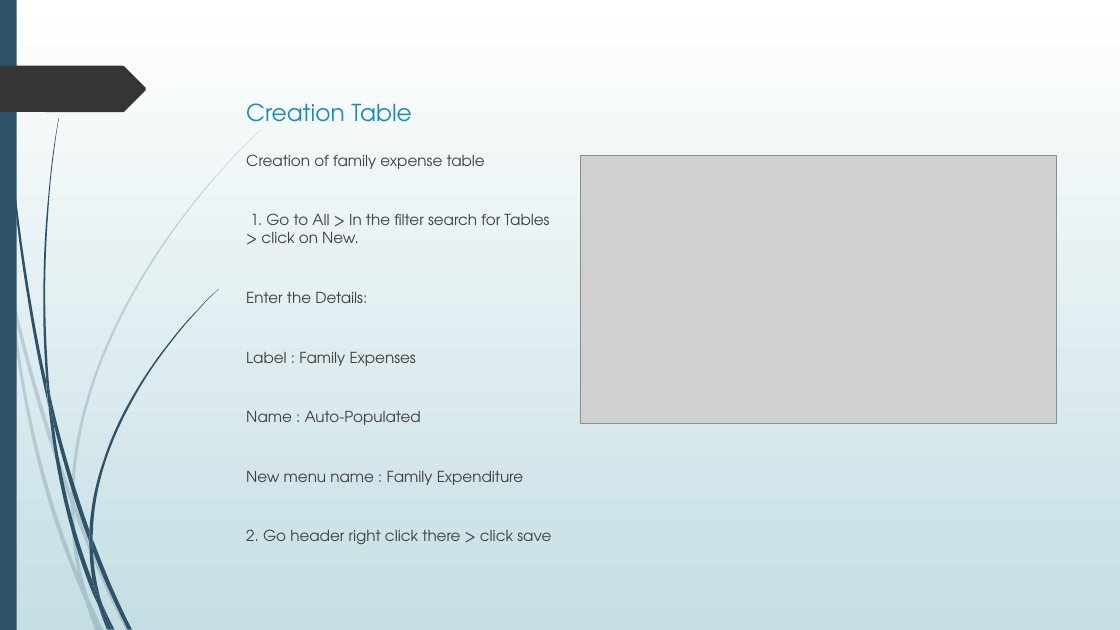
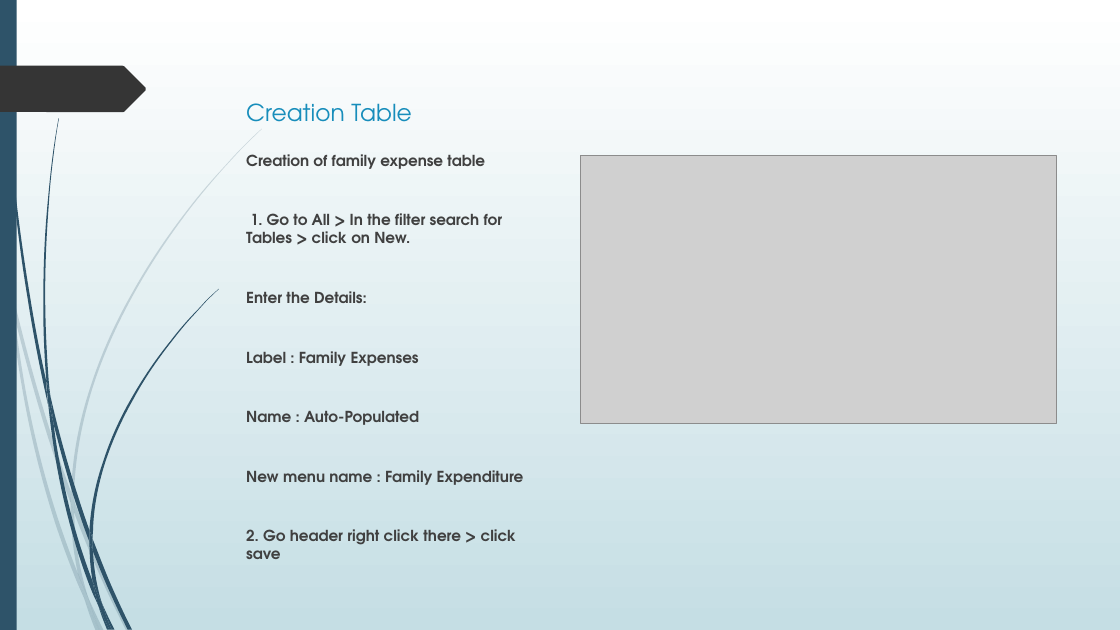
Before and after one commit to Arun-1-4-3/Calculating-Family-Expenses-Using-ServiceNow, a slide deck: slide 5 of Calculating Family Expenses Using Service Now.pptx (slide 4 before the commit). Drawn at 1120x630 pixels with LibreOffice and Linux fonts; fonts in the diff are those of the drawing; grey boxes stand for pictures. Boxes give left, top, right and bottom in pixels: in the first picture for what was removed or moved away, otherwise in the second. Text is boxed around its words. In the diff, an @@ line names an element or a change of style, - is before the commit and + after.

```diff
--- a/Calculating Family Expenses Using Service Now.pptx
+++ b/Calculating Family Expenses Using Service Now.pptx
@@ text "Creation of family expense table" at [246,154,524,545]: bold on @@
```
Also in this commit, not shown: 9 other slides changed, 1 slide added.
